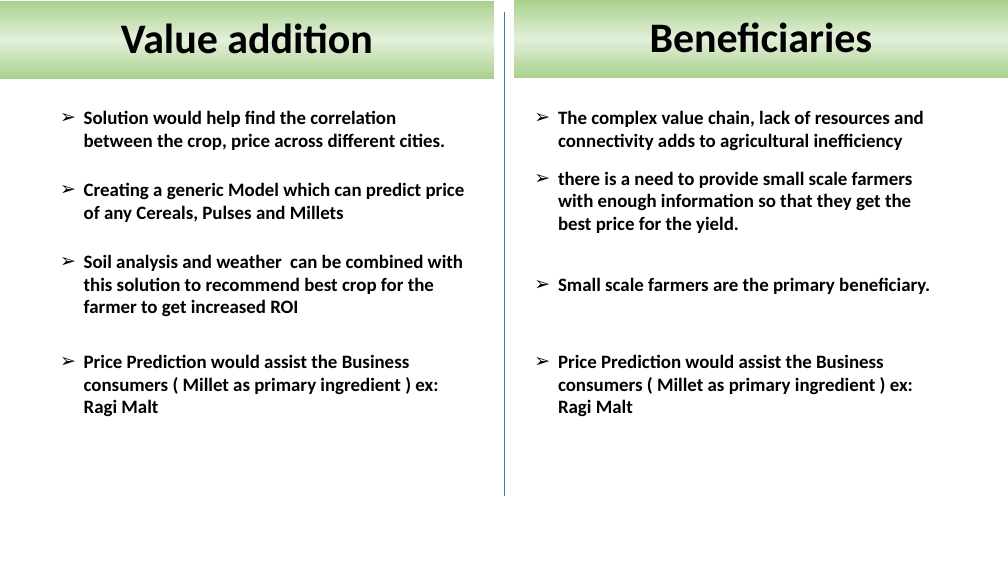
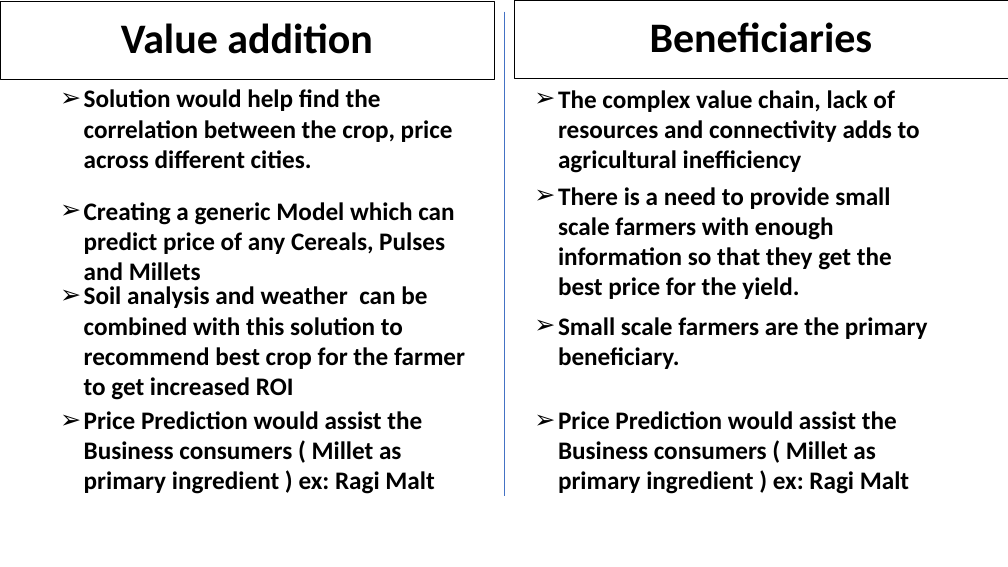
Before and after one commit to sanchanapradeep/aiml_capstone, a slide deck: slide 4 of Millets_Market Price_Prediction_Presentation_Group 7.pptx. Drawn at 1008x567 pixels with LibreOffice and Linux fonts; fonts in the diff are those of the drawing; background and template pictures are left out. Boxes give left, top, right and bottom in pixels: in the first picture for what was removed or moved away, otherwise in the second. Text is boxed around its words. In the diff, an @@ line names an element or a change of style, - is before the commit and + after.

```diff
--- a/Millets_Market Price_Prediction_Presentation_Group 7.pptx
+++ b/Millets_Market Price_Prediction_Presentation_Group 7.pptx
@@ title "Value addition" at box(0, 1, 494, 79): fill gradient #A9D18E to #E2F0D9 to none; outline none to #000000 0.75 pt @@
@@ rectangle "Beneficiaries" at box(514, 0, 1008, 78): fill gradient #A9D18E to #E2F0D9 to none; outline none to #000000 0.75 pt @@
@@ text "Solution would help find the ...": place and size @@
-text "Solution would help find the ..." at box(84, 110, 446, 150)
+text "Solution would help find the ..." at box(84, 89, 453, 169)
@@ text "The complex value chain, lack ...": place and size @@
-text "The complex value chain, lack ..." at box(558, 110, 924, 151)
+text "The complex value chain, lack ..." at box(558, 90, 920, 173)
@@ text "Creating a generic Model which ...": place and size @@
-text "Creating a generic Model which ..." at box(84, 182, 465, 222)
+text "Creating a generic Model which ..." at box(84, 202, 454, 287)
@@ text at box(558, 187, 892, 299): text changed; size 18 to 24 pt @@
-➢ there is a need to provide small scale farmers with enough information so that they get the best price for the yield.
+➢ There is a need to provide small scale farmers with enough information so that they get the best price for the yield.
@@ text "Soil analysis and weather can ...": place and size @@
-text "Soil analysis and weather can ..." at box(84, 254, 463, 317)
+text "Soil analysis and weather can ..." at box(84, 286, 465, 400)
@@ text "Small scale farmers are the ...": place and size @@
-text "Small scale farmers are the ..." at box(558, 277, 930, 294)
+text "Small scale farmers are the ..." at box(558, 317, 928, 369)
@@ text "Price Prediction would assist the ...": place and size @@
-text "Price Prediction would assist the ..." at box(84, 354, 438, 417)
+text "Price Prediction would assist the ..." at box(84, 411, 434, 494)
@@ size 18 to 24 pt in 7 elements at box(84, 89, 453, 169), box(558, 90, 920, 173), box(84, 202, 454, 287), box(558, 317, 928, 369), box(84, 286, 465, 400), box(84, 411, 434, 494), box(558, 411, 909, 494) @@
@@ text "Price Prediction would assist the ...": place and size @@
-text "Price Prediction would assist the ..." at box(558, 354, 913, 417)
+text "Price Prediction would assist the ..." at box(558, 411, 909, 494)
```
Also in this commit, not shown: 11 other slides changed.
